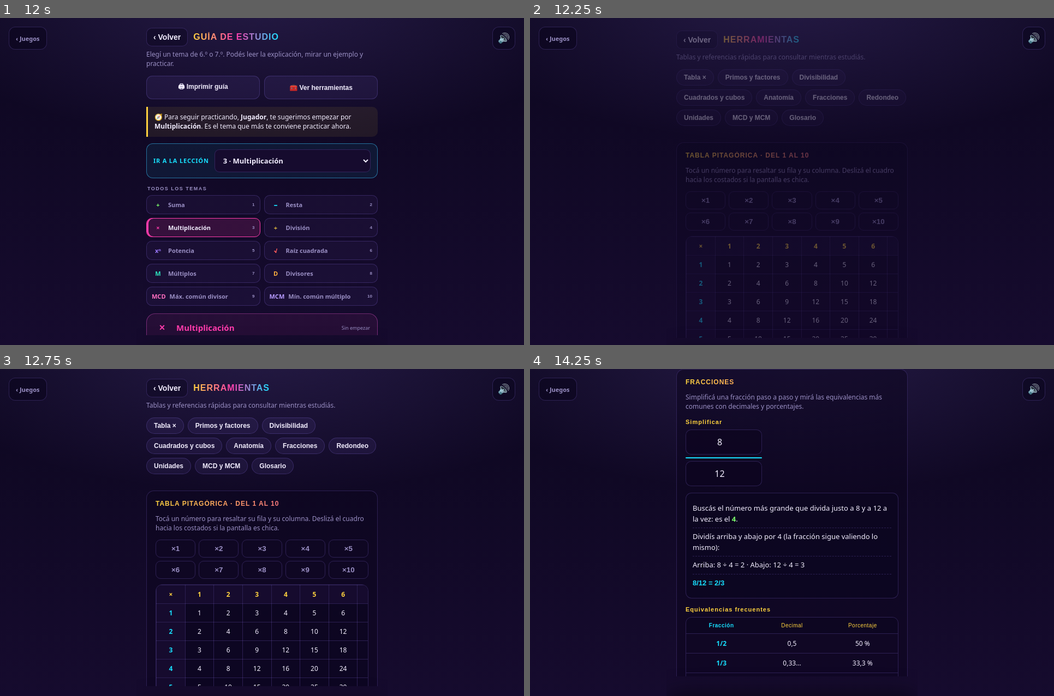
Above: before the commit, frames 1-4 (two rows, left to right).
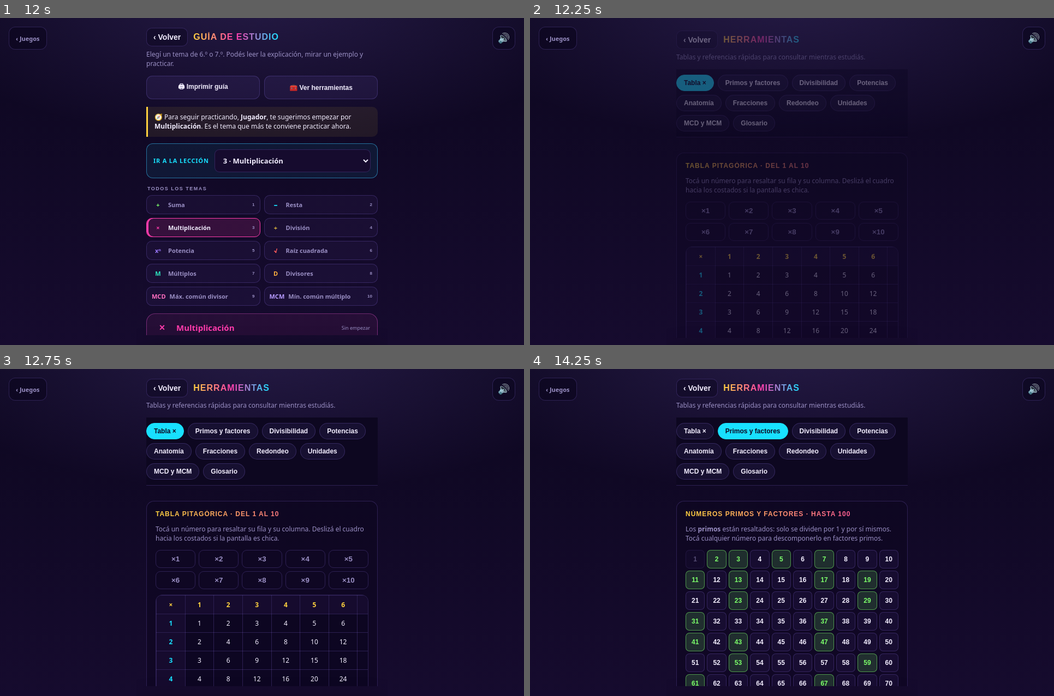
Above: after the commit, the same moments.

Repository: LeandroMelchiori/Juegos-Chicos
Game: browser game, page games/mate-arcade/index.html
The game is run twice, just before and just after one commit, with the same random seed, the same clock (stepped at 60 frames per second) and the same inputs.
Inputs (mouse positions are in pixels of both pictures, inside the frame that each line leads up to; where the layout moved, square brackets give the same spot in the first picture):
- Up to frame 1 (12 s): click "JUGAR ▶" at 0.27 s; click (241, 305) at 0.52 s; type "5" at 0.52 s; click "OK" at 0.77 s; click "‹" at 1.17 s; click "📊 Mi progreso" at 1.67 s; click "‹ Volver" at 2.17 s; click (262, 188) at 2.67 s; click "📖 Estudiar" at 3.17 s; click "🖨 Imprimir guía" at 3.67 s; click (178, 204) at 4.17 s; click "MCD Máx. común divisor 9" at 4.67 s; click (277, 227) at 5.17 s; click (319, 295) at 5.67 s; click (183, 273) at 6.17 s; click (157, 204) at 6.67 s; click (372, 204) at 7.17 s; click (251, 250) at 7.67 s; click (251, 227) at 8.17 s; click "xⁿ Potencia 5" at 8.67 s; click (157, 250) at 9.17 s; click (309, 250) at 9.67 s; click (251, 273) at 10.17 s; click "√ Raíz cuadrada 6" at 10.67 s; click "M Múltiplos 7" at 11.17 s; click (157, 227) at 11.67 s
- Up to frame 2 (12.25 s): click "🧰 Ver herramientas" at 12.17 s
- Up to frame 3 (12.75 s): click (372, 624) [372, 610] at 12.67 s
- Up to frame 4 (14.25 s): click "Fracciones" at 13.17 s; click (802, 450) at 13.67 s, where only the run after the commit has a clickable "Redondeo"; click (750, 431) at 14.17 s, where only the run after the commit has a clickable "Primos y factores"

Frame 1 is identical in both runs. In frame 2, 2.8% of the frame differs, in the area x 27-72%, y 15-98%; in frame 3, 7.1%; in frame 4, 10%, in the area x 27-73%, y 0-97%.

Commit message:
reorganiza las herramientas en pestañas y mejora las explicaciones para chicos

Diff:
--- a/games/mate-arcade/index.html
+++ b/games/mate-arcade/index.html
@@ -195,17 +195,17 @@
       <h2>HERRAMIENTAS</h2>
     </div>
     <p class="learn-sub">Tablas y referencias rápidas para consultar mientras estudiás.</p>
-    <nav class="tool-index" id="toolIndex" aria-label="Saltar a una herramienta">
-      <button class="tool-jump" type="button" data-tool-target="toolTimes">Tabla ×</button>
-      <button class="tool-jump" type="button" data-tool-target="toolPrimes">Primos y factores</button>
-      <button class="tool-jump" type="button" data-tool-target="toolDivis">Divisibilidad</button>
-      <button class="tool-jump" type="button" data-tool-target="toolSquares">Cuadrados y cubos</button>
-      <button class="tool-jump" type="button" data-tool-target="toolAnatomy">Anatomía</button>
-      <button class="tool-jump" type="button" data-tool-target="toolFractions">Fracciones</button>
-      <button class="tool-jump" type="button" data-tool-target="toolRound">Redondeo</button>
-      <button class="tool-jump" type="button" data-tool-target="toolUnits">Unidades</button>
-      <button class="tool-jump" type="button" data-tool-target="toolMcdMcmCalc">MCD y MCM</button>
-      <button class="tool-jump" type="button" data-tool-target="toolGlossary">Glosario</button>
+    <nav class="tool-index" id="toolIndex" aria-label="Elegí una herramienta">
+      <button class="tool-jump" type="button" data-tool-target="times" aria-pressed="true">Tabla ×</button>
+      <button class="tool-jump" type="button" data-tool-target="primes" aria-pressed="false">Primos y factores</button>
+      <button class="tool-jump" type="button" data-tool-target="divis" aria-pressed="false">Divisibilidad</button>
+      <button class="tool-jump" type="button" data-tool-target="squares" aria-pressed="false">Potencias</button>
+      <button class="tool-jump" type="button" data-tool-target="anatomy" aria-pressed="false">Anatomía</button>
+      <button class="tool-jump" type="button" data-tool-target="fractions" aria-pressed="false">Fracciones</button>
+      <button class="tool-jump" type="button" data-tool-target="round" aria-pressed="false">Redondeo</button>
+      <button class="tool-jump" type="button" data-tool-target="units" aria-pressed="false">Unidades</button>
+      <button class="tool-jump" type="button" data-tool-target="mcdmcm" aria-pressed="false">MCD y MCM</button>
+      <button class="tool-jump" type="button" data-tool-target="glossary" aria-pressed="false">Glosario</button>
     </nav>
     <section class="extra" id="toolTimes">
       <h3>TABLA PITAGÓRICA · DEL 1 AL 10</h3>
--- a/games/mate-arcade/js/app.js
+++ b/games/mate-arcade/js/app.js
@@ -1071,9 +1071,14 @@
   function showFactor(num){
     var out=$("#factorReadout");if(!out)return;
     var n=Number(num);
-    if(n===1){out.textContent="El 1 no es primo ni compuesto: no se descompone en factores.";return;}
-    if(isPrime(n)){out.innerHTML="<b>"+n+"</b> es un número primo: solo se divide por 1 y por "+n+".";return;}
-    out.innerHTML="<b>"+n+"</b> = "+formatFactors(primeFactors(n));
+    if(n===1){out.innerHTML="<span class='fr-main'>El 1 no es primo ni compuesto.</span>"+
+      "<span class='fr-why'>No se puede descomponer en factores.</span>";return;}
+    if(isPrime(n)){out.innerHTML="<span class='fr-main'><b>"+n+"</b> es un número primo.</span>"+
+      "<span class='fr-why'>Solo se divide por 1 y por "+n+", así que ya no se puede descomponer más.</span>";return;}
+    var fs=primeFactors(n),expanded=fs.join(" × "),short=formatFactors(fs);
+    var shortPart=short!==expanded?" &nbsp;=&nbsp; <b>"+short+"</b>":"";
+    out.innerHTML="<span class='fr-main'>"+n+" = <b>"+expanded+"</b>"+shortPart+"</span>"+
+      "<span class='fr-why'>Descomponer es partir "+n+" en números primos que, multiplicados, vuelven a darlo. Sirve para simplificar fracciones y para encontrar el MCD y el MCM.</span>";
   }
   $("#primesGrid").addEventListener("click",function(e){
     var cell=e.target.closest(".prime-cell");if(cell)showFactor(cell.dataset.primeNum);
@@ -1107,11 +1112,26 @@
   }
   $("#divisInput").addEventListener("input",renderDivisFlags);
 
-  // índice de salto rápido de herramientas
+  // pestañas de herramientas: se muestra una a la vez
+  var TOOL_PANELS={
+    times:["toolTimes"],primes:["toolPrimes"],divis:["toolDivis"],squares:["toolSquares"],
+    anatomy:["toolAnatomy"],fractions:["toolFractions"],round:["toolRound"],units:["toolUnits"],
+    mcdmcm:["toolMcdMcmCalc","toolMcdMcm"],glossary:["toolGlossary"]
+  };
+  var ALL_TOOL_IDS=["toolTimes","toolPrimes","toolDivis","toolSquares","toolAnatomy","toolFractions",
+    "toolRound","toolUnits","toolMcdMcmCalc","toolMcdMcm","toolGlossary"];
+  function showToolPanel(key){
+    var ids=TOOL_PANELS[key]||TOOL_PANELS.times;
+    ALL_TOOL_IDS.forEach(function(id){var el=$("#"+id);if(el)el.hidden=ids.indexOf(id)<0;});
+    var chips=document.querySelectorAll("#toolIndex .tool-jump");
+    [].forEach.call(chips,function(b){
+      var on=b.dataset.toolTarget===key;
+      b.classList.toggle("active",on);b.setAttribute("aria-pressed",on?"true":"false");
+    });
+    var t=$("#tools");if(t)t.scrollTop=0;
+  }
   $("#toolIndex").addEventListener("click",function(e){
-    var btn=e.target.closest(".tool-jump");if(!btn)return;
-    var target=$("#"+btn.dataset.toolTarget);
-    if(target&&target.scrollIntoView)target.scrollIntoView({behavior:"smooth",block:"start"});
+    var btn=e.target.closest(".tool-jump");if(btn)showToolPanel(btn.dataset.toolTarget);
   });
 
   // formato de números (coma decimal, sin ruido de coma flotante)
@@ -1187,6 +1207,16 @@
   $("#mcdB").addEventListener("input",renderMcd);
 
   // simplificar fracciones, explicado paso a paso
+  function fracDecimals(num,den){
+    var d=den;while(d%2===0)d=d/2;while(d%5===0)d=d/5;
+    var val=num/den;
+    if(d===1)return {dec:fmtNum(val),pct:fmtNum(val*100)+" %"};
+    return {dec:fmtNum(Math.floor(val*100)/100)+"…",pct:fmtNum(Math.floor(val*1000)/10)+" %"};
+  }
+  function fracEquivStep(num,den){
+    var eq=fracDecimals(num,den);
+    return "<div class='step'>La misma cantidad en decimal es <b>"+eq.dec+"</b> y en porcentaje, <b>"+eq.pct+"</b>.</div>";
+  }
   function renderFrac(){
     var out=$("#fracSteps");if(!out)return;
     var nRaw=$("#fracNum").value,dRaw=$("#fracDen").value;
@@ -1196,14 +1226,16 @@
     if(n===0){out.innerHTML="<div class='step'><b>0/"+d+" = 0</b></div><div class='step'>Si arriba hay 0, no tenés nada para repartir: la fracción vale 0.</div>";return;}
     var g=gcd(n,d);
     if(g===1){out.innerHTML="<div class='step'><b>"+n+"/"+d+"</b> ya está lo más simple posible.</div>"+
-      "<div class='step'>No hay ningún número (mayor que 1) que divida justo a "+n+" y a "+d+" al mismo tiempo.</div>";return;}
+      "<div class='step'>No hay ningún número (mayor que 1) que divida justo a "+n+" y a "+d+" al mismo tiempo.</div>"+
+      fracEquivStep(n,d);return;}
     var sn=n/g,sd=d/g;
     var whole=sd===1?" Como abajo queda 1, es lo mismo que el entero <b>"+sn+"</b>.":"";
     out.innerHTML=
       "<div class='step'>Buscás el número más grande que divida justo a "+n+" y a "+d+" a la vez: es el <span class='mark'>"+g+"</span>.</div>"+
       "<div class='step'>Dividís arriba y abajo por "+g+" (la fracción sigue valiendo lo mismo):</div>"+
       "<div class='step'>Arriba: "+n+" ÷ "+g+" = "+sn+" · Abajo: "+d+" ÷ "+g+" = "+sd+"</div>"+
-      "<div class='step'><b>"+n+"/"+d+" = "+sn+"/"+sd+"</b>"+whole+"</div>";
+      "<div class='step'><b>"+n+"/"+d+" = "+sn+"/"+sd+"</b>"+whole+"</div>"+
+      fracEquivStep(sn,sd);
   }
   $("#fracNum").addEventListener("input",renderFrac);
   $("#fracDen").addEventListener("input",renderFrac);
@@ -1261,7 +1293,8 @@
   });
   fillUnitSelect();
   // mostrar ejemplos al cargar para que se entienda qué hace cada herramienta
-  renderMcd();renderFrac();renderRound();renderPowCalc();renderDivisFlags();renderUnits();
+  renderMcd();renderFrac();renderRound();renderPowCalc();renderDivisFlags();renderUnits();showFactor(60);
+  showToolPanel("times");
 
   // ---- menú ----
   function renderLevelList(){
--- a/games/mate-arcade/styles.css
+++ b/games/mate-arcade/styles.css
@@ -462,10 +462,12 @@
   .table-pick.active{background:var(--gold);color:#160b2e;border-color:var(--gold)}
   .tool-note{font-size:12px;color:var(--muted);line-height:1.45;margin:8px 0 12px}
   .tool-subhead{font-family:'Orbitron',sans-serif;font-size:11px;letter-spacing:1px;color:var(--gold);margin:14px 0 8px}
-  .tool-index{display:flex;flex-wrap:wrap;gap:7px;margin:0 0 16px}
+  .tool-index{position:sticky;top:0;z-index:5;display:flex;flex-wrap:wrap;gap:7px;
+    padding:10px 0;margin:0 0 14px;background:var(--bg-0);border-bottom:1px solid var(--line)}
   .tool-jump{border:1px solid var(--line);border-radius:999px;padding:7px 13px;background:rgba(157,123,255,.08);
     color:var(--ink);font-size:12px;font-weight:700;cursor:pointer}
   .tool-jump:hover{border-color:var(--cyan);color:var(--cyan)}
+  .tool-jump.active{background:var(--cyan);border-color:var(--cyan);color:#0d0720}
   .primes-grid{display:grid;grid-template-columns:repeat(10,1fr);gap:4px}
   .prime-cell{border:1px solid var(--line);border-radius:7px;padding:7px 2px;font-size:12px;font-weight:700;
     background:rgba(157,123,255,.06);color:var(--muted);cursor:pointer;min-height:34px}
@@ -476,6 +478,8 @@
   .factor-readout{margin-top:12px;border:1px solid var(--line);border-radius:11px;padding:12px;
     background:rgba(24,224,255,.06);font-size:14px;color:var(--ink);text-align:center;min-height:20px}
   .factor-readout b{color:var(--cyan);font-family:'Orbitron',sans-serif}
+  .factor-readout .fr-main{display:block;font-size:15px}
+  .factor-readout .fr-why{display:block;font-size:11px;color:var(--muted);margin-top:7px;line-height:1.45}
   .divis-check{margin-bottom:14px}
   #divisInput{width:100%;border:1px solid var(--line);background:rgba(13,7,32,.7);color:var(--ink);
     border-radius:10px;padding:11px;font:inherit}
